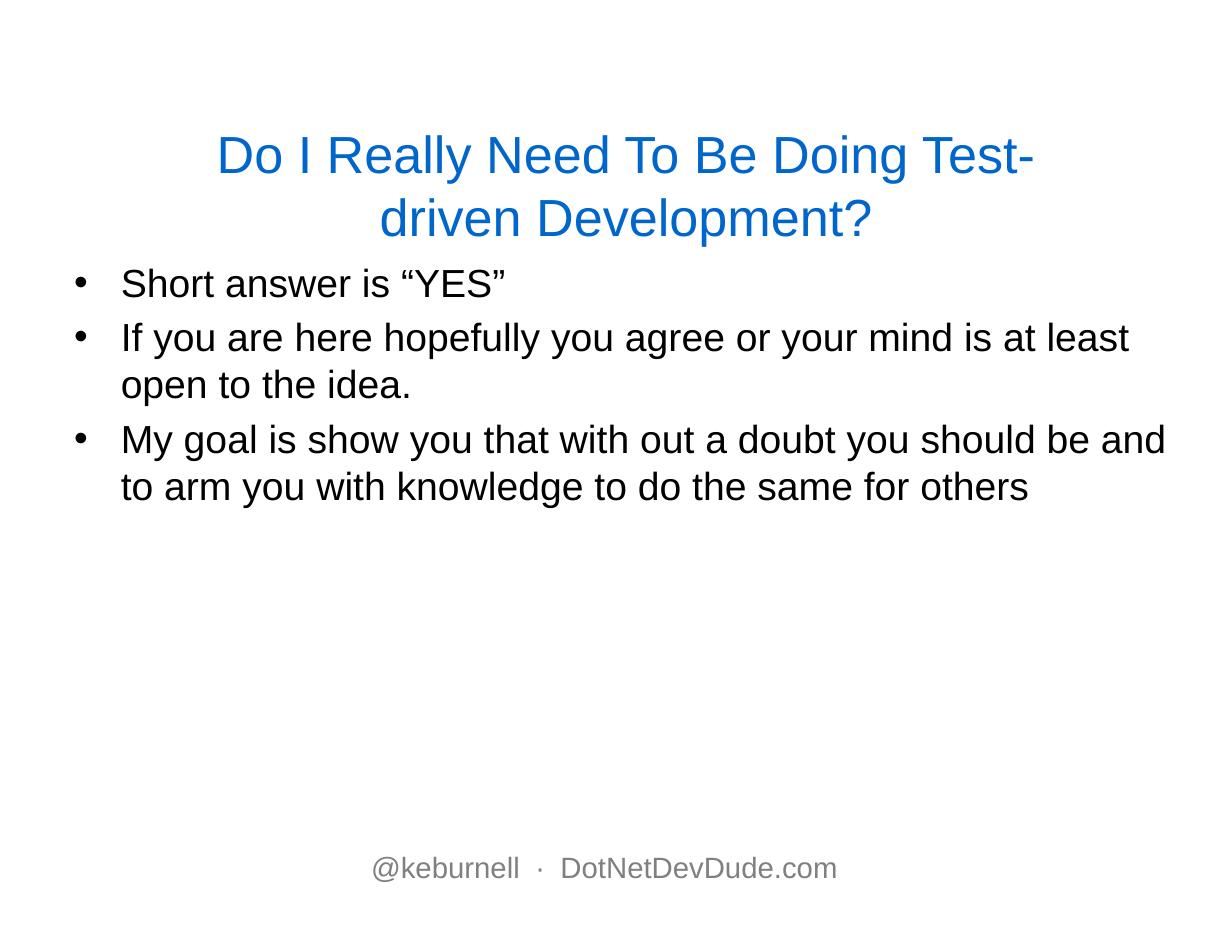
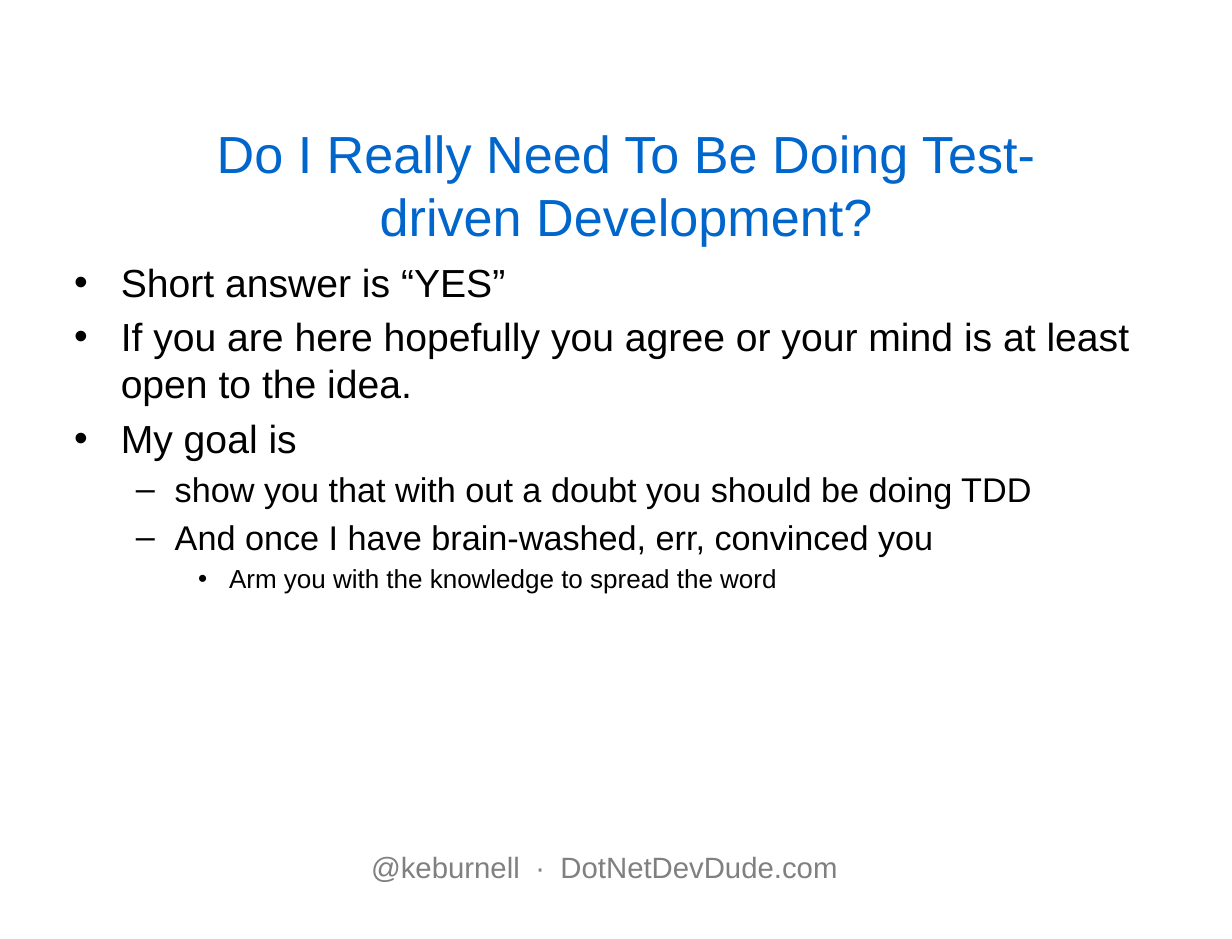
Before and after one commit to kburnell/TestDriving.NET, a slide deck: slide 4 of TestDrivingDotNet_Notes.pptx. Drawn at 1232x939 pixels with LibreOffice and Linux fonts; fonts in the diff are those of the drawing; background and template pictures are left out. Boxes give left, top, right and bottom in pixels: in the first picture for what was removed or moved away, otherwise in the second. Text is boxed around its words. In the diff, an @@ line names an element or a change of style, - is before the commit and + after.

Commit message:
Updated Slides

```diff
--- a/TestDrivingDotNet_Notes.pptx
+++ b/TestDrivingDotNet_Notes.pptx
@@ text at (121, 424, 1031, 594): text changed; size 24 to 21 pt @@
-• My goal is show you that with out a doubt you should be and to arm you with knowledge to do the same for others
+• My goal is
+  – show you that with out a doubt you should be doing TDD
+  – And once I have brain-washed, err, convinced you
+    • Arm you with the knowledge to spread the word
```
Also in this commit, not shown: 1 slide added.
